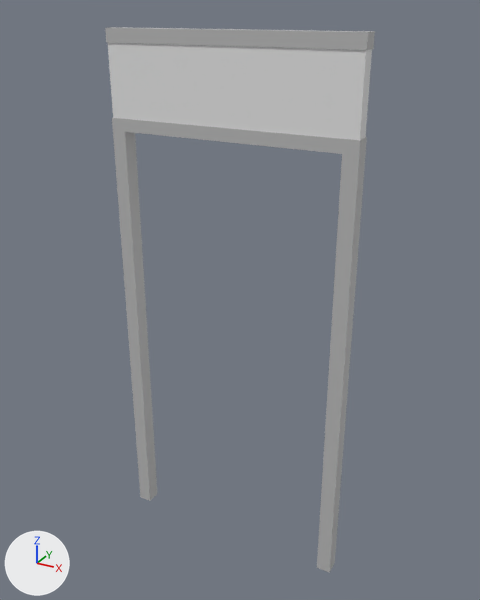
An edit to the Blender file DoorFrame/DoorFrame01.blend, drawn before and after from the same camera.
Before and after are seen from a 50 mm camera at (134.0, -234.0, 148.0) aimed at (2.0, 5.0, 28.0). The lights are fixed; the arrows at lower left show +X, +Y and +Z.

Objects in the first picture: 'DoorFrame'.
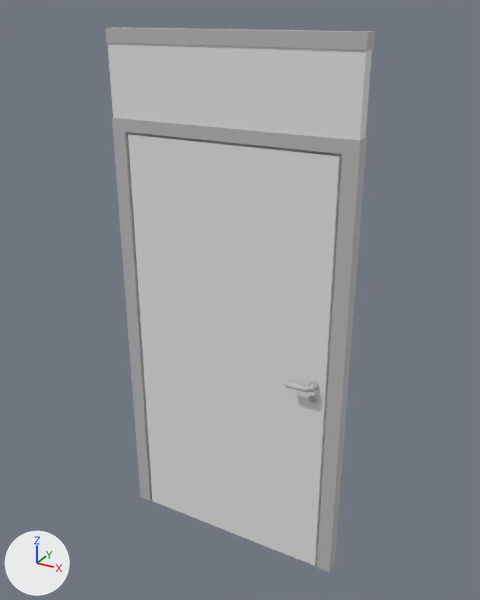
Commit message: Added Misisng Door

Diff of the bpy script that builds the scene:
```diff
--- a/DoorFrame/DoorFrame01.blend.py
+++ b/DoorFrame/DoorFrame01.blend.py
@@ me_cube @@
+me_cube.from_pydata(...)  # 646 vertices, 526 faces; spans x -48.0..48.0, y -9.0..9.0, z -100.0..98.0
+# faces by material slot: [6, 520]
+me_cube.materials.append(mat_wallplastic)  # its picture is missing
+me_cube.materials.append(mat_metal)  # its picture is missing
@@ ob_door @@
+ob_door = bpy.data.objects.new('Door', me_cube)
+ob_door.location = (0.0, 0.0, 0.0)
```

Location of each change, (x1, y1, x2, y2) in pixels of the pictures (480 x 600 px):
'Door', added: after (128, 133, 342, 566)
    faces in mat_wallplastic (its picture is missing): (128, 133, 342, 566)
    faces in mat_metal (its picture is missing): (285, 381, 319, 403)
